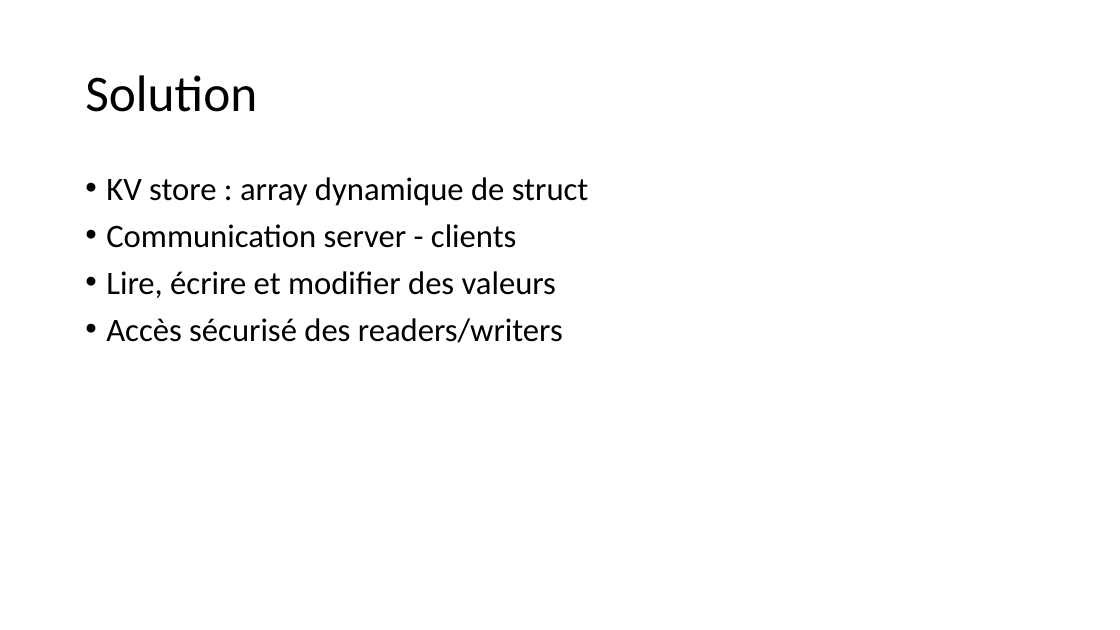
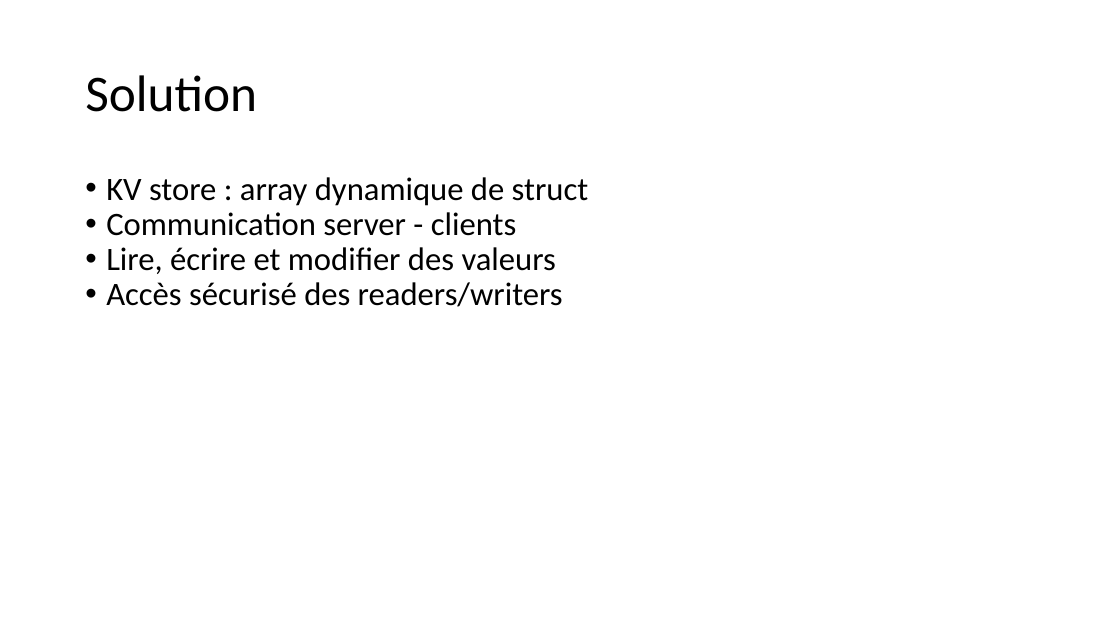
Before and after one commit to inefix/Key-Value-Store, a slide deck: slide 5 of presentation/KVS_presentation.pptx. Drawn at 1120x630 pixels with LibreOffice and Linux fonts; fonts in the diff are those of the drawing. Boxes give left, top, right and bottom in pixels: in the first picture for what was removed or moved away, otherwise in the second. Text is boxed around its words. In the diff, an @@ line names an element or a change of style, - is before the commit and + after.

```diff
--- a/presentation/KVS_presentation.pptx
+++ b/presentation/KVS_presentation.pptx
@@ text "KV store : array dynamique ..." at (x1=106, y1=177, x2=589, y2=307): less space between paragraphs @@
```
Also in this commit, not shown: 8 other slides changed.
